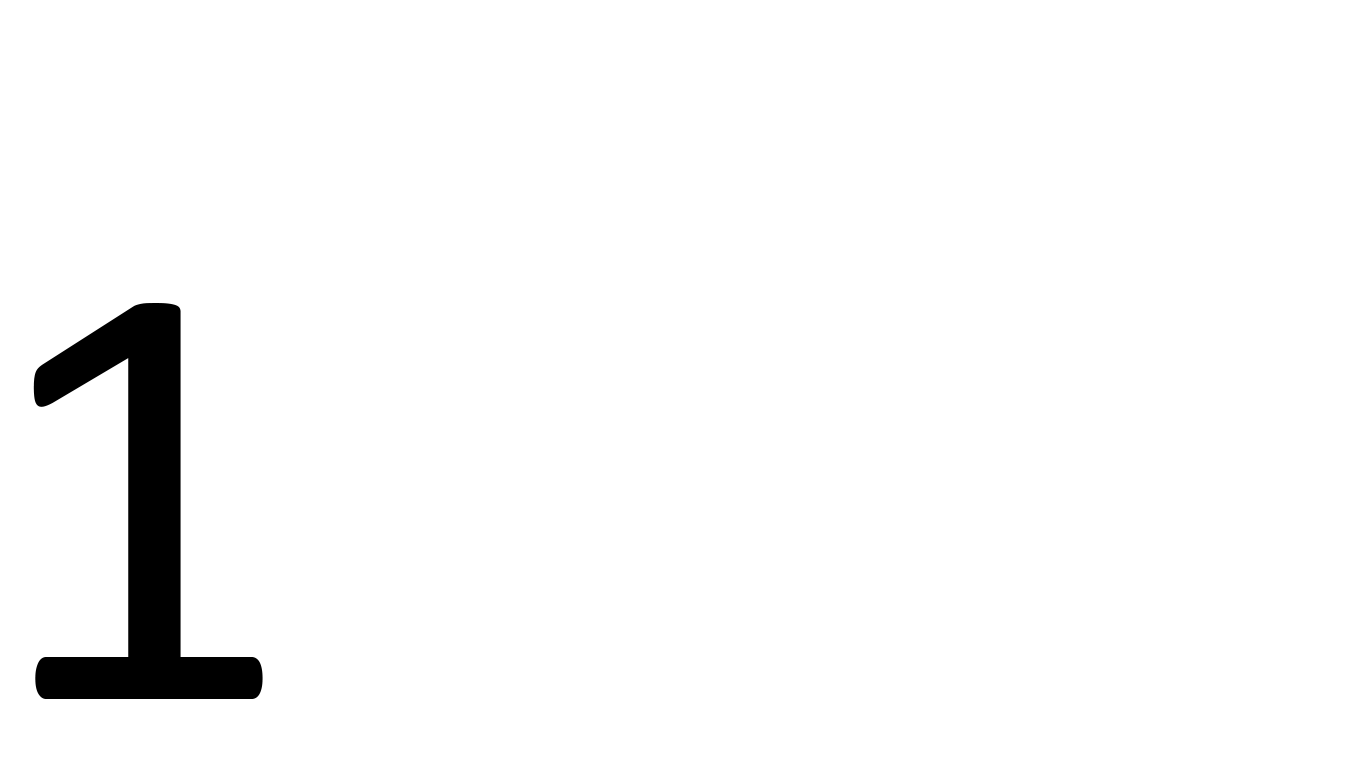
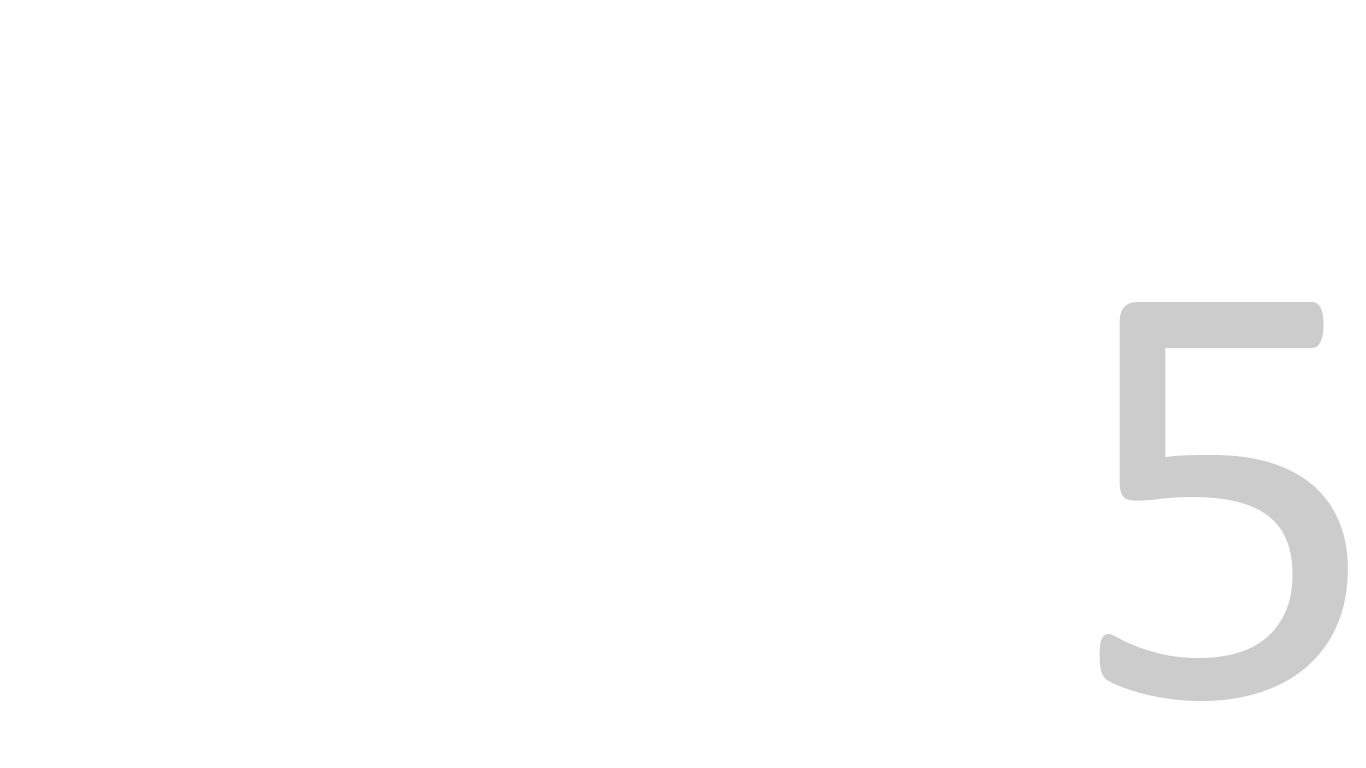
Layers edited between the first and the second 1366×768 image:
showed "5" over [1099, 302, 1348, 701]
hid "1" over [33, 303, 263, 699]
